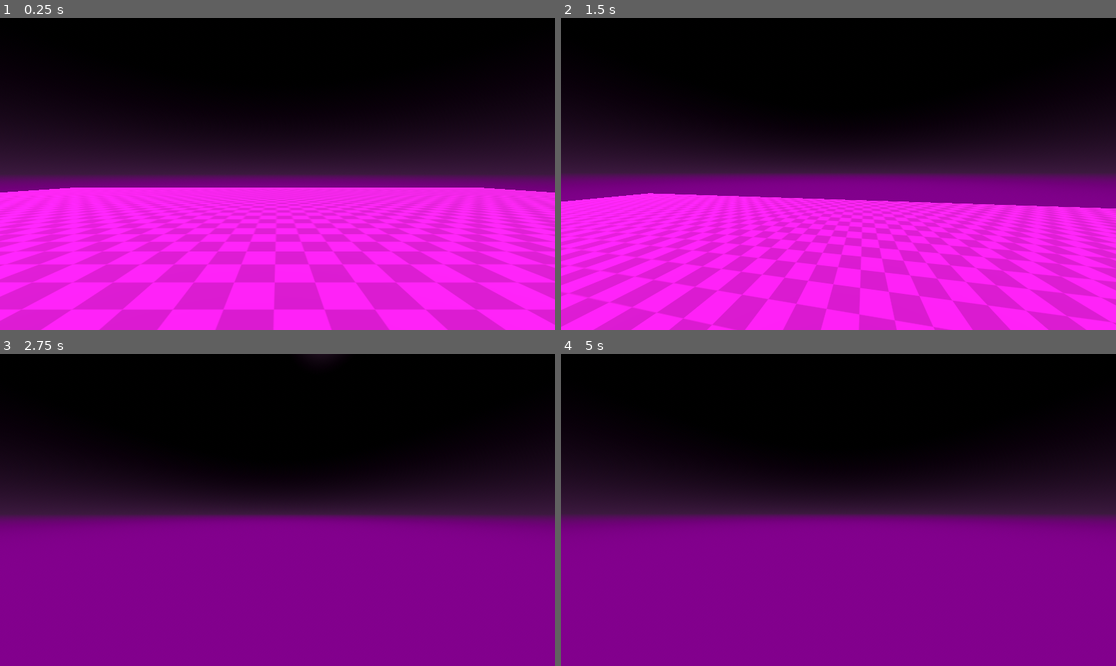
Above: before the commit, frames 1-4 (two rows, left to right).
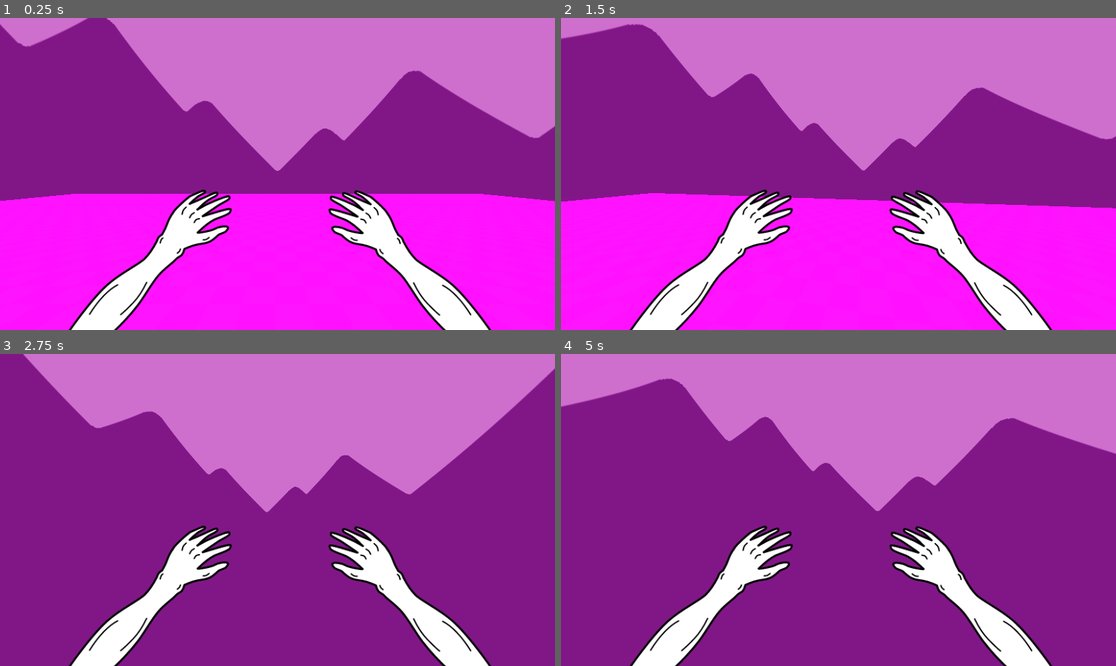
Above: after the commit, the same moments.

Repository: KatchyPotato/Elemental
Game: Godot game, scene res://level.tscn
Two runs of this game, one before a commit and one after it. Both use one fixed random seed, a clock stepped at 60 frames per second and the inputs below.
Inputs (mouse positions are in pixels of both pictures, inside the frame that each line leads up to):
- Up to frame 1 (0.25 s): no input
- Up to frame 2 (1.5 s): move the mouse to (866, 174) at 0.52 s; hold Shift (sprint) 0.53-1.28 s; hold W (up) from 0.53 s (still down); tap Space (jump) at 0.77 s; move the mouse to (810, 174) at 1.27 s; tap Shift (sprint) at 1.35 s
- Up to frame 3 (2.75 s): keep holding W (up); tap Space (jump) at 1.52 s; move the mouse to (288, 503) at 2.02 s; hold Shift (sprint) from 2.03 s (still down)
- Up to frame 4 (5 s): keep holding W (up); move the mouse to (832, 516) at 2.77 s; release Shift (sprint) at 2.78 s; tap Shift (sprint) at 2.85, 4.35 s; tap Space (jump) at 3.02, 3.77, 4.52 s; move the mouse to (877, 513) at 3.52 s; hold Shift (sprint) 3.53-4.28 s; move the mouse to (794, 506) at 4.27 s

The runs differ from the first frame. In frame 1, 78% of the frame differs, in the area x 0-100%, y 0-100%; in frame 2, 75%; in frame 3, 61%; in frame 4, 61%.

Commit message:
Added backdrop and hands

Diff:
--- a/character.tscn
+++ b/character.tscn
@@ -1,6 +1,7 @@
-[gd_scene load_steps=4 format=3 uid="uid://wwgmm46fitfi"]
+[gd_scene load_steps=5 format=3 uid="uid://wwgmm46fitfi"]
 
 [ext_resource type="Script" uid="uid://c2pej7gn7unjx" path="res://character.gd" id="1_glpr6"]
+[ext_resource type="Texture2D" uid="uid://d0chqjbw2plrs" path="res://sprites/hands.png" id="2_pjt0s"]
 
 [sub_resource type="CapsuleMesh" id="CapsuleMesh_vu45j"]
 height = 2.5
@@ -24,3 +25,19 @@
 
 [node name="Camera3D" type="Camera3D" parent="Head"]
 transform = Transform3D(1, 0, 0, 0, 1, 0, 0, 0, 1, 0, 0.644332, 0)
+
+[node name="CanvasLayer" type="CanvasLayer" parent="Head/Camera3D"]
+
+[node name="TextureRect" type="TextureRect" parent="Head/Camera3D/CanvasLayer"]
+anchors_preset = 7
+anchor_left = 0.5
+anchor_top = 1.0
+anchor_right = 0.5
+anchor_bottom = 1.0
+offset_left = -434.0
+offset_top = -291.0
+offset_right = 445.0
+offset_bottom = 10.0
+grow_horizontal = 2
+grow_vertical = 0
+texture = ExtResource("2_pjt0s")
--- a/level.tscn
+++ b/level.tscn
@@ -1,21 +1,20 @@
-[gd_scene load_steps=10 format=3 uid="uid://b7b5k8lvn8vks"]
+[gd_scene load_steps=11 format=3 uid="uid://b7b5k8lvn8vks"]
 
+[ext_resource type="Texture2D" uid="uid://dlrhlea8tyfe6" path="res://textures/background.png" id="1_oi3di"]
 [ext_resource type="Texture2D" uid="uid://tc1e44ysqv4i" path="res://textures/tiles.png" id="1_vonw3"]
 [ext_resource type="PackedScene" uid="uid://wwgmm46fitfi" path="res://character.tscn" id="2_vonw3"]
 
-[sub_resource type="ProceduralSkyMaterial" id="ProceduralSkyMaterial_u52ul"]
-sky_top_color = Color(0, 0, 0, 1)
-sky_horizon_color = Color(0.195349, 0.0962481, 0.203535, 1)
-ground_bottom_color = Color(0.396596, 0.000191657, 0.42934, 1)
-ground_horizon_color = Color(0.195349, 0.0962481, 0.203535, 1)
+[sub_resource type="PanoramaSkyMaterial" id="PanoramaSkyMaterial_0b4ue"]
+panorama = ExtResource("1_oi3di")
 
 [sub_resource type="Sky" id="Sky_vonw3"]
-sky_material = SubResource("ProceduralSkyMaterial_u52ul")
+sky_material = SubResource("PanoramaSkyMaterial_0b4ue")
 
 [sub_resource type="Environment" id="Environment_u52ul"]
 background_mode = 2
 sky = SubResource("Sky_vonw3")
 tonemap_mode = 2
+volumetric_fog_enabled = true
 
 [sub_resource type="StandardMaterial3D" id="StandardMaterial3D_vonw3"]
 albedo_texture = ExtResource("1_vonw3")
@@ -37,8 +36,8 @@
 environment = SubResource("Environment_u52ul")
 
 [node name="DirectionalLight3D" type="DirectionalLight3D" parent="."]
-transform = Transform3D(-0.866025, -0.433013, 0.25, 0, 0.5, 0.866025, -0.5, 0.75, -0.433013, 0, 0, 0)
-light_color = Color(1, 0.588235, 1, 1)
+transform = Transform3D(1, 0, 0, 0, -4.37114e-08, 1, 0, -1, -4.37114e-08, 0, -0.843725, 0)
+light_color = Color(0.739223, 0.00050595, 0.757434, 1)
 shadow_enabled = true
 shadow_opacity = 0.5
 
@@ -53,7 +52,7 @@
 shape = SubResource("BoxShape3D_vonw3")
 
 [node name="Character" parent="." instance=ExtResource("2_vonw3")]
-transform = Transform3D(1, 0, 0, 0, 1, 0, 0, 0, 1, 0, 1, 0)
+transform = Transform3D(1, 0, 0, 0, 1, 0, 0, 0, 1, 0, 2, 0)
 
 [node name="Walls" type="Node3D" parent="."]
 transform = Transform3D(1, 0, 0, 0, 1, 0, 0, 0, 1, 0, 13.3307, 0)
Binary file added: sprites/hands.png
Not shown, added: sprites/hands.png.import
Binary file added: textures/background.png
Not shown, added: textures/background.png.import
